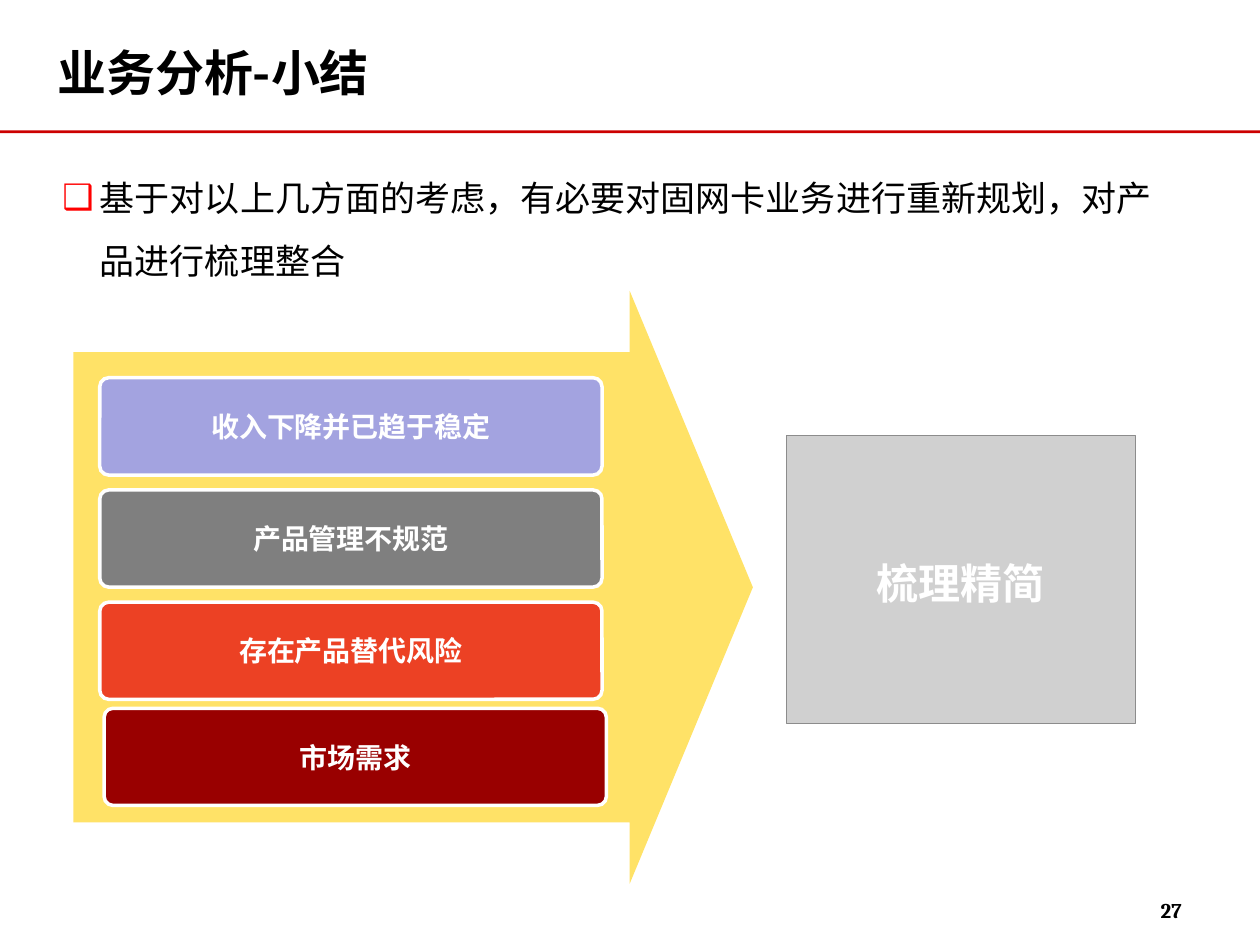
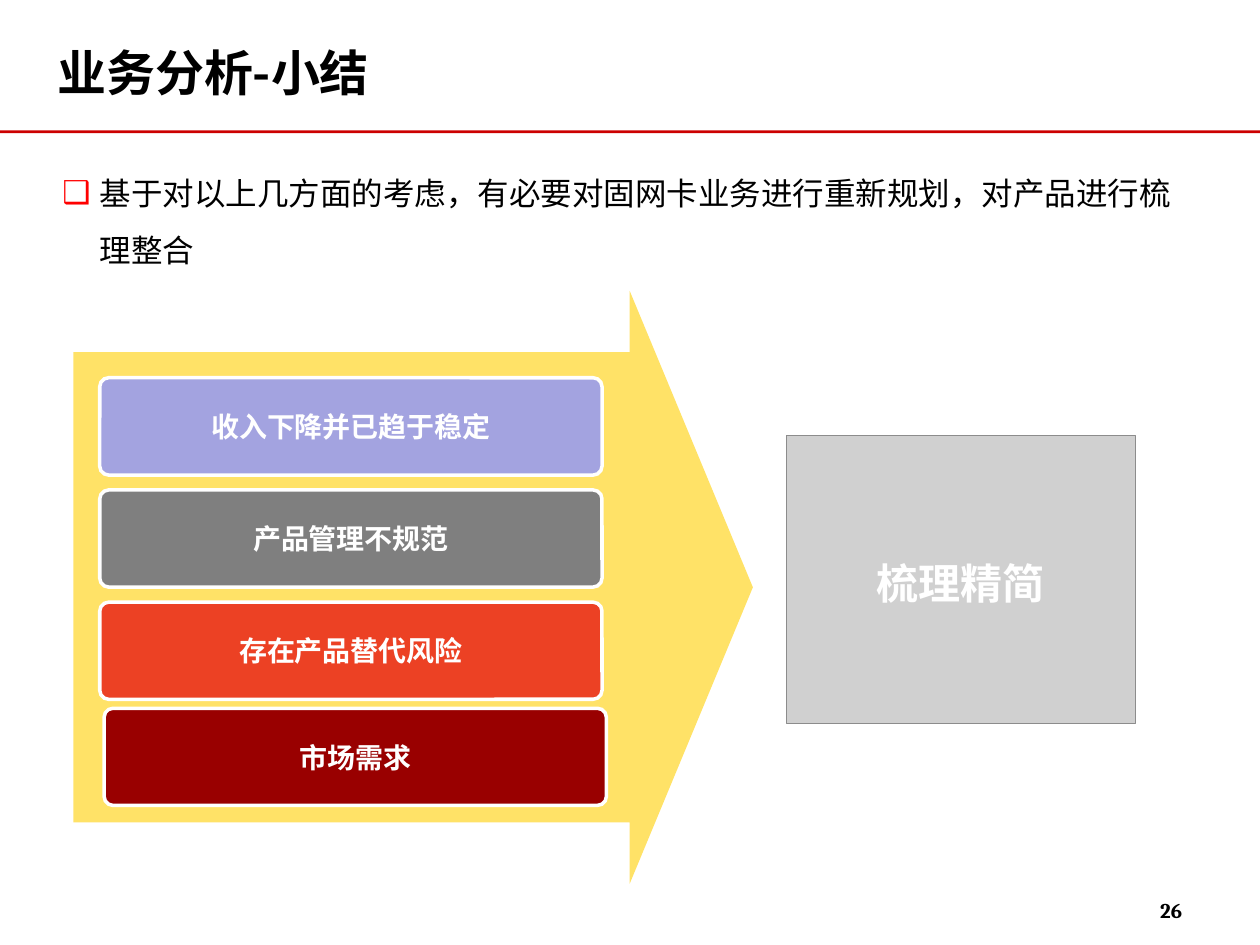
Before and after one commit to momo1101/unicardsrch, a slide deck: slide 26 of 软课题文本/软课题-中国联通电信卡业务及策略研究.ppt (slide 27 before the commit). Drawn at 1260x945 pixels with LibreOffice and Linux fonts; fonts in the diff are those of the drawing; grey boxes stand for pictures; background and template pictures are left out. Boxes give left, top, right and bottom in pixels: in the first picture for what was removed or moved away, otherwise in the second. Text is boxed around its words. In the diff, an @@ line names an element or a change of style, - is before the commit and + after.

```diff
--- a/软课题文本/软课题-中国联通电信卡业务及策略研究.ppt
+++ b/软课题文本/软课题-中国联通电信卡业务及策略研究.ppt
@@ text "基于对以上几方面的考虑，有必要对固网卡业务进行重新规划，对产品进行梳理整合" at (100, 178, 1171, 265): size 20 to 18 pt @@
@@ page number at (1160, 903, 1182, 918): text changed @@
-27
+26
```
Also in this commit, not shown: 3 other slides changed, 1 slide added, 1 slide removed.
